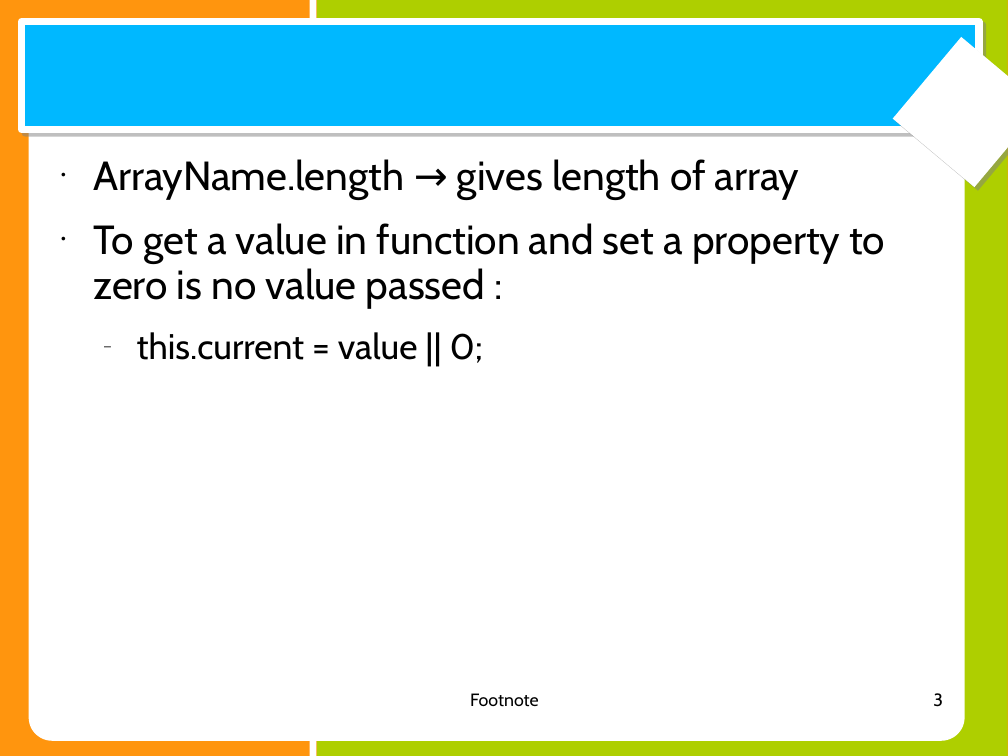
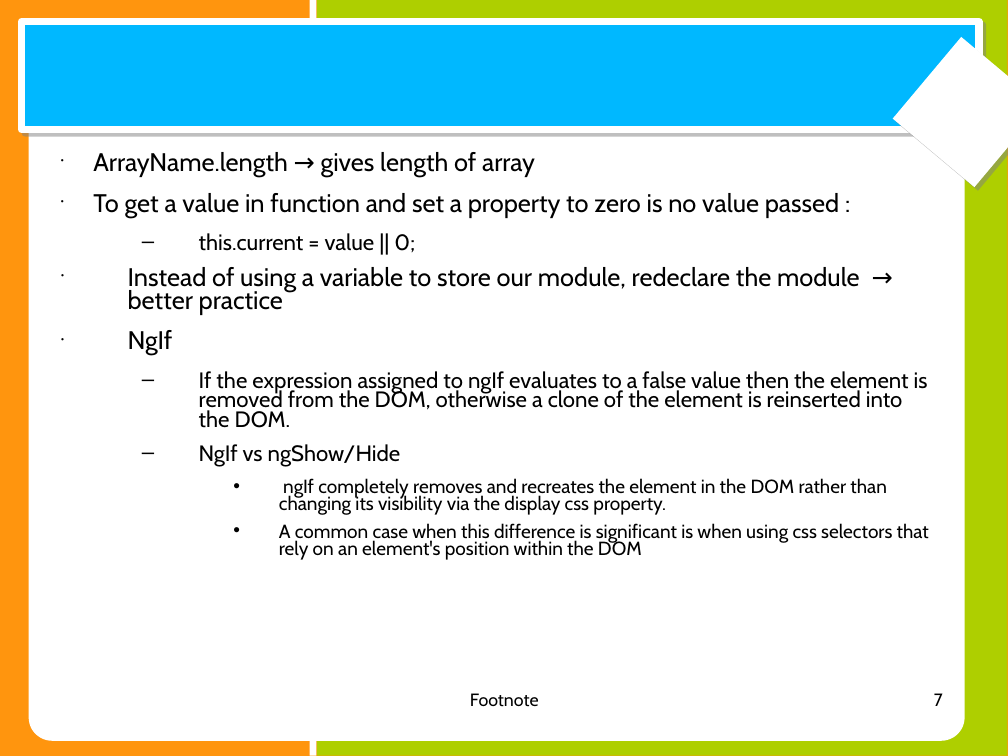
Before and after one commit to shikha-desai/Internship_PreWork, a slide deck: slide 7 of Web Development/AngularJS/AngularJS_Notes.ppt (slide 3 before the commit). Drawn at 1008x756 pixels with LibreOffice and Linux fonts; fonts in the diff are those of the drawing. Boxes give left, top, right and bottom in pixels: in the first picture for what was removed or moved away, otherwise in the second. Text is boxed around its words. In the diff, an @@ line names an element or a change of style, - is before the commit and + after.

Commit message:
Complted angularJS course on codeschool, then route course codeschool

```diff
--- a/Web Development/AngularJS/AngularJS_Notes.ppt
+++ b/Web Development/AngularJS/AngularJS_Notes.ppt
@@ text at [93, 152, 840, 252]: size 32 to 20 pt in "ArrayName.length → gives length of array", "To get a value in function and ..."; size 28 to 17.5 pt in "this.current = value || 0;"; line spacing 0.94 to 0.74; indent changed @@
@@ text at [128, 267, 929, 560]: paragraphs added @@
+• Instead of using a variable to store our module, redeclare the module → better practice
+• NgIf
+  – If the expression assigned to ngIf evaluates to a false value then the element is removed from the DOM, otherwise a clone of the element is reinserted into the DOM.
+  – NgIf vs ngShow/Hide
+    • ngIf completely removes and recreates the element in the DOM rather than changing its visibility via the display css property.
+    • A common case when this difference is significant is when using css selectors that rely on an element's position within the DOM
@@ page number at [934, 693, 943, 706]: text changed @@
-3
+7
```
Also in this commit, not shown: 1 other slide changed, 5 slides added, 5 other files.
